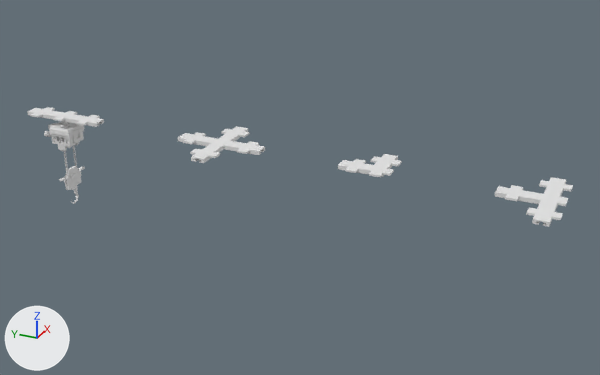
The FBX model ModelsForUE/GroupD/FM-005 Pulleys.fbx, before and after one commit.
Before and after are seen from a 50 mm camera at (-14.71, -12.71, 9.87) aimed at (0.58, -5.83, 2.23). Arrows for +X, +Y and +Z are at lower left; the lights stay in place. Where no turn or scale is listed for an object, it has been applied to the vertices.

Script lines for the objects in view, before the commit:
```python
ob_fm_005_pulleylift2 = bpy.data.objects.new('FM-005-PulleyLift2', me_cube_009)
ob_fm_005_pulleylift2.location = (0.0, 0.0, 3.24)
ob_fm_005_pulleyrailcorner = bpy.data.objects.new('FM-005-PulleyRailCorner', me_cube_008)
ob_fm_005_pulleyrailcorner.location = (0.0, -7.0, 3.25)
ob_fm_005_pulleyrailcorner.rotation_euler = (3.142, 0.0, -1.571)  # degrees (180, 0, -90)
ob_fm_005_pulleyrailcorner.scale = (-1.0, -0.15, -0.02)
ob_fm_005_pulleyrailstraight = bpy.data.objects.new('FM-005-PulleyRailStraight', me_cube_003)
ob_fm_005_pulleyrailstraight.location = (0.0, 1.0, 3.25)
ob_fm_005_pulleyrailstraight.rotation_euler = (3.142, 0.0, -1.571)  # degrees (180, 0, -90)
ob_fm_005_pulleyrailstraight.scale = (-1.0, -0.15, -0.02)
ob_fm_005_pulleyrailt = bpy.data.objects.new('FM-005-PulleyRailT', me_cube_007)
ob_fm_005_pulleyrailt.location = (0.0, -10.2, 3.25)
ob_fm_005_pulleyrailt.rotation_euler = (3.142, 0.0, -1.571)  # degrees (180, 0, -90)
ob_fm_005_pulleyrailt.scale = (-1.0, -0.15, -0.02)
ob_fm_005_pulleyrailx = bpy.data.objects.new('FM-005-PulleyRailX', me_cube_006)
ob_fm_005_pulleyrailx.location = (0.0, -3.2, 3.25)
ob_fm_005_pulleyrailx.rotation_euler = (3.142, 0.0, -1.571)  # degrees (180, 0, -90)
ob_fm_005_pulleyrailx.scale = (-1.0, -0.15, -0.02)
```
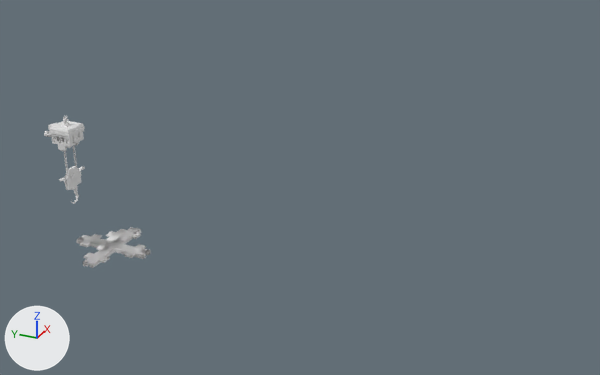
Boxes (x1, y1, x2, y2) around the edits, measured in the pictures (600 x 375 px):
'FM-005-PulleyRailX', moved: before (178, 126, 265, 163); after (77, 227, 149, 268)
'FM-005-PulleyRailT', moved: before (495, 177, 573, 226); after (77, 228, 141, 265)
'FM-005-PulleyRailStraight', moved: before (27, 107, 104, 127); after (76, 234, 151, 259)
'FM-005-PulleyRailCorner', moved: before (338, 154, 402, 177); after (81, 229, 125, 250)

The change in detail:
Object 'FM-005-PulleyRailCorner' (ob_fm_005_pulleyrailcorner) moves from (0.0, -7.0, 3.25) to (0.0, 0.0, 0.0).
Object 'FM-005-PulleyRailStraight' (ob_fm_005_pulleyrailstraight) moves from (0.0, 1.0, 3.25) to (0.0, 0.0, 0.0).
Object 'FM-005-PulleyRailX' (ob_fm_005_pulleyrailx) moves from (0.0, -3.2, 3.25) to (0.0, 0.0, 0.0).
Object 'FM-005-PulleyRailT' (ob_fm_005_pulleyrailt) moves from (0.0, -10.2, 3.25) to (0.0, 0.0, 0.0).
